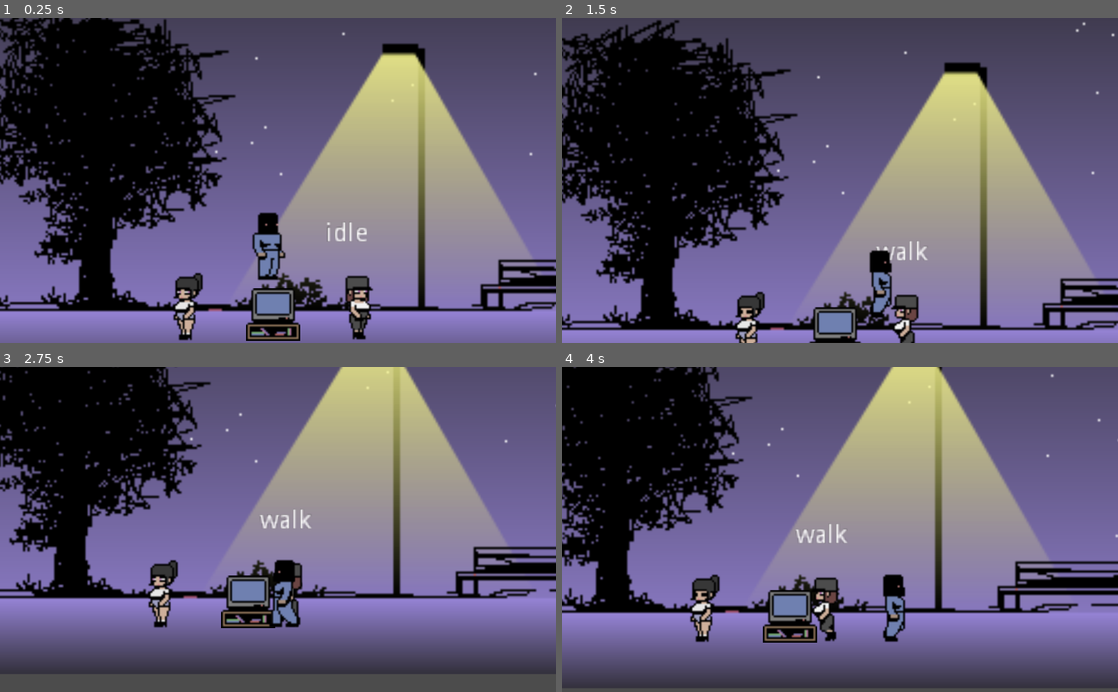
Above: before the commit, frames 1-4 (two rows, left to right).
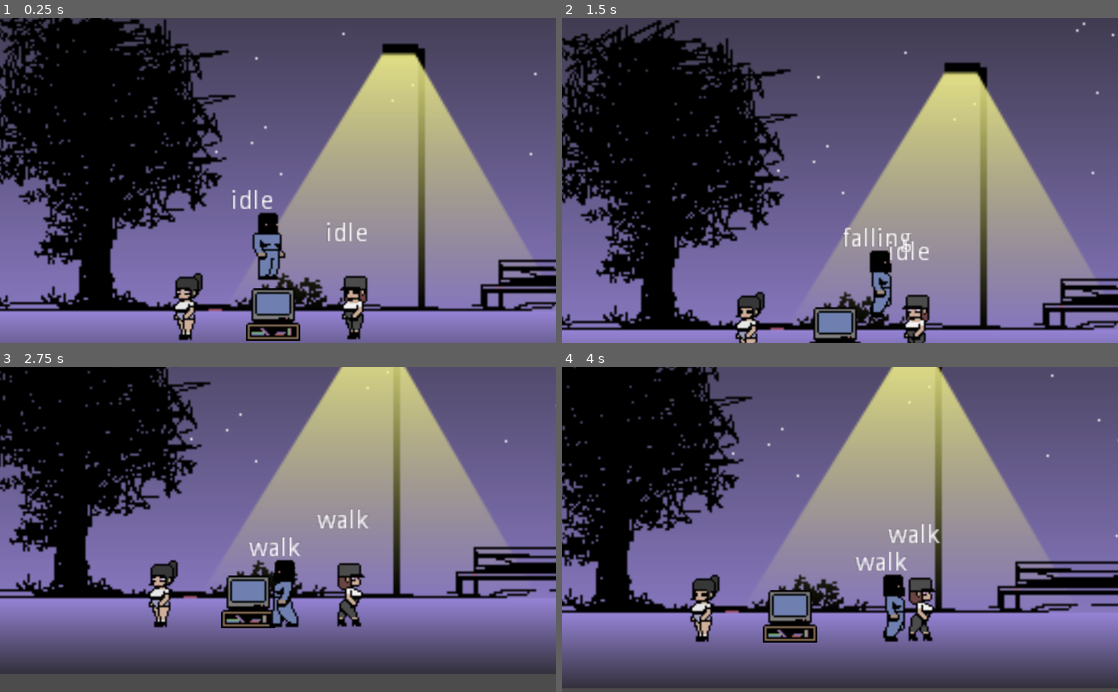
Above: after the commit, the same moments.

Repository: DanteAmano/manyak-game
Game: Godot game, scene res://scenes/train.tscn
The game is run twice, just before and just after one commit, with the same random seed, the same clock (stepped at 60 frames per second) and the same inputs.
Inputs:
- Up to frame 1 (0.25 s): no input
- Up to frame 2 (1.5 s): tap Enter at 0.5 s; hold D (ui_right) from 0.53 s (still down); tap W (ui_up) at 0.6, 0.77, 1.07 s; tap E (thing_pull_out) at 1.35 s
- Up to frame 3 (2.75 s): tap W (ui_up) at 1.52, 1.55, 1.82, 2.1 s; release D (ui_right) at 2.03 s; hold A (ui_left) from 2.03 s (still down)
- Up to frame 4 (4 s): release A (ui_left) at 2.78 s; hold D (ui_right) from 2.78 s (still down); tap E (thing_pull_out) at 2.85 s; tap W (ui_up) at 3.02, 3.05, 3.32, 3.6, 3.77 s

The runs differ from the first frame. In frame 1, 0.8% of the frame differs, in the area x 41-68%, y 52-99%; in frame 2, 1.2%; in frame 3, 1.6%; in frame 4, 2.0%, in the area x 42-68%, y 48-85%.

Commit message:
Fix victim action

Diff:
--- a/sources/project.godot
+++ b/sources/project.godot
@@ -14,6 +14,16 @@
 "language": "GDScript",
 "path": "res://scripts/StateMachine.gd"
 }, {
+"base": "KinematicBody2D",
+"class": "VictimActorBase",
+"language": "GDScript",
+"path": "res://scripts/victim/VictimBase.gd"
+}, {
+"base": "Node",
+"class": "VictimCommand",
+"language": "GDScript",
+"path": "res://scripts/victim/VictimCommands.gd"
+}, {
 "base": "Node",
 "class": "VictimStateMachine",
 "language": "GDScript",
@@ -21,6 +31,8 @@
 } ]
 _global_script_class_icons={
 "StateMachine": "",
+"VictimActorBase": "",
+"VictimCommand": "",
 "VictimStateMachine": ""
 }
 
@@ -34,46 +46,46 @@
 
 ui_left={
 "deadzone": 0.5,
-"events": [ Object(InputEventKey,"resource_local_to_scene":false,"resource_name":"","device":0,"alt":false,"shift":false,"control":false,"meta":false,"command":false,"pressed":false,"scancode":65,"physical_scancode":0,"unicode":0,"echo":false,"script":null)
+"events": [ Object(InputEventKey,"resource_local_to_scene":false,"resource_name":"","device":0,"alt":false,"shift":false,"control":false,"meta":false,"command":false,"pressed":false,"scancode":65,"unicode":0,"echo":false,"script":null)
 , Object(InputEventJoypadButton,"resource_local_to_scene":false,"resource_name":"","device":0,"button_index":14,"pressure":0.0,"pressed":false,"script":null)
  ]
 }
 ui_right={
 "deadzone": 0.5,
-"events": [ Object(InputEventKey,"resource_local_to_scene":false,"resource_name":"","device":0,"alt":false,"shift":false,"control":false,"meta":false,"command":false,"pressed":false,"scancode":68,"physical_scancode":0,"unicode":0,"echo":false,"script":null)
+"events": [ Object(InputEventKey,"resource_local_to_scene":false,"resource_name":"","device":0,"alt":false,"shift":false,"control":false,"meta":false,"command":false,"pressed":false,"scancode":68,"unicode":0,"echo":false,"script":null)
 , Object(InputEventJoypadButton,"resource_local_to_scene":false,"resource_name":"","device":0,"button_index":15,"pressure":0.0,"pressed":false,"script":null)
  ]
 }
 ui_up={
 "deadzone": 0.5,
-"events": [ Object(InputEventKey,"resource_local_to_scene":false,"resource_name":"","device":0,"alt":false,"shift":false,"control":false,"meta":false,"command":false,"pressed":false,"scancode":87,"physical_scancode":0,"unicode":0,"echo":false,"script":null)
+"events": [ Object(InputEventKey,"resource_local_to_scene":false,"resource_name":"","device":0,"alt":false,"shift":false,"control":false,"meta":false,"command":false,"pressed":false,"scancode":87,"unicode":0,"echo":false,"script":null)
 , Object(InputEventJoypadButton,"resource_local_to_scene":false,"resource_name":"","device":0,"button_index":12,"pressure":0.0,"pressed":false,"script":null)
  ]
 }
 ui_down={
 "deadzone": 0.5,
-"events": [ Object(InputEventKey,"resource_local_to_scene":false,"resource_name":"","device":0,"alt":false,"shift":false,"control":false,"meta":false,"command":false,"pressed":false,"scancode":83,"physical_scancode":0,"unicode":0,"echo":false,"script":null)
+"events": [ Object(InputEventKey,"resource_local_to_scene":false,"resource_name":"","device":0,"alt":false,"shift":false,"control":false,"meta":false,"command":false,"pressed":false,"scancode":83,"unicode":0,"echo":false,"script":null)
 , Object(InputEventJoypadButton,"resource_local_to_scene":false,"resource_name":"","device":0,"button_index":13,"pressure":0.0,"pressed":false,"script":null)
  ]
 }
 ui_dragging={
 "deadzone": 0.5,
-"events": [ Object(InputEventKey,"resource_local_to_scene":false,"resource_name":"","device":0,"alt":false,"shift":false,"control":false,"meta":false,"command":false,"pressed":false,"scancode":16777352,"physical_scancode":0,"unicode":0,"echo":false,"script":null)
+"events": [ Object(InputEventKey,"resource_local_to_scene":false,"resource_name":"","device":0,"alt":false,"shift":false,"control":false,"meta":false,"command":false,"pressed":false,"scancode":16777352,"unicode":0,"echo":false,"script":null)
  ]
 }
 ui_grab={
 "deadzone": 0.5,
-"events": [ Object(InputEventKey,"resource_local_to_scene":false,"resource_name":"","device":0,"alt":false,"shift":false,"control":false,"meta":false,"command":false,"pressed":false,"scancode":16777351,"physical_scancode":0,"unicode":0,"echo":false,"script":null)
+"events": [ Object(InputEventKey,"resource_local_to_scene":false,"resource_name":"","device":0,"alt":false,"shift":false,"control":false,"meta":false,"command":false,"pressed":false,"scancode":16777351,"unicode":0,"echo":false,"script":null)
  ]
 }
 thing_pull_out={
 "deadzone": 0.5,
-"events": [ Object(InputEventKey,"resource_local_to_scene":false,"resource_name":"","device":0,"alt":false,"shift":false,"control":false,"meta":false,"command":false,"pressed":false,"scancode":69,"physical_scancode":0,"unicode":0,"echo":false,"script":null)
+"events": [ Object(InputEventKey,"resource_local_to_scene":false,"resource_name":"","device":0,"alt":false,"shift":false,"control":false,"meta":false,"command":false,"pressed":false,"scancode":69,"unicode":0,"echo":false,"script":null)
  ]
 }
 ui_fuck={
 "deadzone": 0.5,
-"events": [ Object(InputEventKey,"resource_local_to_scene":false,"resource_name":"","device":0,"alt":false,"shift":false,"control":false,"meta":false,"command":false,"pressed":false,"scancode":16777353,"physical_scancode":0,"unicode":0,"echo":false,"script":null)
+"events": [ Object(InputEventKey,"resource_local_to_scene":false,"resource_name":"","device":0,"alt":false,"shift":false,"control":false,"meta":false,"command":false,"pressed":false,"scancode":16777353,"unicode":0,"echo":false,"script":null)
  ]
 }
 
--- a/sources/scenes/Player.tscn
+++ b/sources/scenes/Player.tscn
@@ -32,6 +32,11 @@
 
 [sub_resource type="SpriteFrames" id=2]
 animations = [ {
+"frames": [ ExtResource( 22 ) ],
+"loop": true,
+"name": "idle",
+"speed": 5.0
+}, {
 "frames": [ ExtResource( 12 ), ExtResource( 13 ), ExtResource( 23 ) ],
 "loop": true,
 "name": "dragging",
@@ -57,11 +62,6 @@
 "name": "grab",
 "speed": 5.0
 }, {
-"frames": [ ExtResource( 22 ) ],
-"loop": true,
-"name": "idle",
-"speed": 5.0
-}, {
 "frames": [ ExtResource( 1 ) ],
 "loop": true,
 "name": "idle_with_thing",
@@ -85,6 +85,7 @@
 z_index = 1
 collision_layer = 2147483649
 script = ExtResource( 6 )
+DEBUG = true
 
 [node name="CollisionShape2D" type="CollisionShape2D" parent="."]
 position = Vector2( 0, -3 )
@@ -111,6 +112,7 @@
 [node name="CollisionShape2D" type="CollisionShape2D" parent="DragArea"]
 position = Vector2( -17.4963, -4.28716 )
 shape = SubResource( 3 )
+disabled = true
 
 [node name="AvailiabilityStatusesLabel" type="Label" parent="."]
 margin_left = -19.8225
@@ -159,3 +161,5 @@
 drag_margin_v_enabled = true
 smoothing_enabled = true
 smoothing_speed = 7.0
+[connection signal="body_entered" from="DragArea" to="." method="_on_DragArea_body_entered"]
+[connection signal="body_exited" from="DragArea" to="." method="_on_DragArea_body_exited"]
--- a/sources/scenes/Victim.tscn
+++ b/sources/scenes/Victim.tscn
@@ -25,29 +25,29 @@
 
 [sub_resource type="SpriteFrames" id=1]
 animations = [ {
-"frames": [ ExtResource( 22 ), ExtResource( 12 ) ],
+"frames": [ ExtResource( 19 ), ExtResource( 19 ), ExtResource( 19 ), ExtResource( 20 ), ExtResource( 9 ), ExtResource( 9 ), ExtResource( 9 ), ExtResource( 20 ) ],
 "loop": true,
-"name": "fear",
-"speed": 5.0
+"name": "idle",
+"speed": 2.0
 }, {
 "frames": [ ExtResource( 8 ), ExtResource( 15 ), ExtResource( 18 ), ExtResource( 16 ) ],
 "loop": true,
 "name": "fuck",
 "speed": 5.0
 }, {
-"frames": [ ExtResource( 19 ), ExtResource( 19 ), ExtResource( 19 ), ExtResource( 20 ), ExtResource( 9 ), ExtResource( 9 ), ExtResource( 9 ), ExtResource( 20 ) ],
+"frames": [ ExtResource( 3 ), ExtResource( 4 ), ExtResource( 7 ), ExtResource( 2 ), ExtResource( 3 ), ExtResource( 4 ), ExtResource( 7 ), ExtResource( 2 ), ExtResource( 1 ), ExtResource( 4 ), ExtResource( 7 ), ExtResource( 2 ) ],
 "loop": true,
-"name": "idle",
-"speed": 2.0
+"name": "walk",
+"speed": 5.0
+}, {
+"frames": [ ExtResource( 22 ), ExtResource( 12 ) ],
+"loop": true,
+"name": "fear",
+"speed": 5.0
 }, {
 "frames": [ ExtResource( 14 ), ExtResource( 21 ) ],
 "loop": true,
 "name": "panic",
-"speed": 5.0
-}, {
-"frames": [ ExtResource( 3 ), ExtResource( 4 ), ExtResource( 7 ), ExtResource( 2 ), ExtResource( 3 ), ExtResource( 4 ), ExtResource( 7 ), ExtResource( 2 ), ExtResource( 1 ), ExtResource( 4 ), ExtResource( 7 ), ExtResource( 2 ) ],
-"loop": true,
-"name": "walk",
 "speed": 5.0
 } ]
 
@@ -55,7 +55,9 @@
 radius = 6.45203
 height = 21.0959
 
-[node name="KinematicBody2D" type="KinematicBody2D" groups=["victim"]]
+[node name="KinematicBody2D" type="KinematicBody2D" groups=[
+"victim",
+]]
 collision_layer = 2
 collision_mask = 2
 script = ExtResource( 10 )
@@ -64,7 +66,7 @@
 [node name="PlayerSprite" type="AnimatedSprite" parent="."]
 frames = SubResource( 1 )
 animation = "idle"
-frame = 6
+frame = 3
 playing = true
 flip_h = true
 
--- /dev/null
+++ b/sources/scenes/tests/mechanic_train.tscn
@@ -0,0 +1,22 @@
+[gd_scene load_steps=4 format=2]
+
+[ext_resource path="res://scenes/Victim.tscn" type="PackedScene" id=1]
+[ext_resource path="res://scenes/Player.tscn" type="PackedScene" id=2]
+[ext_resource path="res://scenes/poligon.tscn" type="PackedScene" id=3]
+
+[node name="Node2D" type="Node2D"]
+
+[node name="Poligon" parent="." instance=ExtResource( 3 )]
+
+[node name="Victim" parent="." instance=ExtResource( 1 )]
+position = Vector2( -222.031, -32.5269 )
+DEBUG = false
+
+[node name="Victim2" parent="." instance=ExtResource( 1 )]
+position = Vector2( -269.761, -30.7591 )
+DEBUG = false
+flip_h = true
+
+[node name="Player" parent="." instance=ExtResource( 2 )]
+position = Vector2( -154.149, -86.2671 )
+DEBUG = false
--- a/sources/scenes/train.tscn
+++ b/sources/scenes/train.tscn
@@ -15,9 +15,3 @@
 
 [node name="Victim" parent="." instance=ExtResource( 7 )]
 position = Vector2( 215.333, 169.333 )
-
-[connection signal="change_position" from="Player" to="Victim" method="_on_Player_change_position"]
-[connection signal="is_dragging_victim" from="Player" to="Victim" method="_on_Player_is_dragging_victim"]
-[connection signal="is_grabbing_victim" from="Player" to="Victim" method="_on_Player_is_grabbing_victim"]
-[connection signal="is_not_victim_grabbing" from="Player" to="Victim" method="_on_Player_is_not_victim_grabbing"]
-[connection signal="is_victim_good" from="Player" to="Victim" method="_on_Player_is_victim_good"]
--- a/sources/scripts/Player.gd
+++ b/sources/scripts/Player.gd
@@ -32,12 +32,7 @@
 var is_thing_pull_out = false
 
 
-signal is_grabbing_victim
-signal is_victim_good
-signal is_dragging_victim(node)
-signal change_position(node)
-signal is_not_victim_grabbing
-
+var grabed_victim_body: VictimActorBase
 
 
 func _physics_process(delta):
@@ -47,14 +42,8 @@
 	victim_detect_listener()
 
 
-
-func victim_is_safe():
-	emit_signal("is_not_victim_grabbing")
-
 func victim_detect_listener():
-	#availiability_state_label.text = 'Victim Detect' if forvard_ray_cast.is_colliding() else ''
 	grabbing_is_availiable = forvard_ray_cast.is_colliding()
-
 	return forvard_ray_cast.is_colliding()
 
 func toggle_thing_pull_out():
@@ -81,9 +70,25 @@
 func current_flip_to_num():
 	return 1 if self.sprite.flip_h else -1
 
-func is_victim_grabing():
-	if drag_area.get_overlapping_bodies():
-		for body in drag_area.get_overlapping_bodies():
-			if VICTIM_GROUP_NAME in body.get_groups():
-				return true
-	return false
+
+func toggle_victim_detector(value):
+	drag_area.get_node('CollisionShape2D').disabled = not value
+
+
+func _on_DragArea_body_entered(body):
+	if body is VictimActorBase:
+		body.command.is_grabbing_victim()
+		self.grabed_victim_body = body
+
+func _on_DragArea_body_exited(body):
+	if body is VictimActorBase:
+		body.command.is_victim_good()
+		self.grabed_victim_body = null
+
+func start_draging_victim():
+	if grabed_victim_body:
+		grabed_victim_body.command.is_dragging_victim(self)
+
+func moving_victim():
+	if grabed_victim_body:
+		grabed_victim_body.command.change_position(self)
--- a/sources/scripts/drag.gd
+++ b/sources/scripts/drag.gd
@@ -9,22 +9,17 @@
 
 func enter():
 	fsm.player.play('grab')
-	emit_signal_in_captured_victim("is_grabbing_victim")
-
-
-func emit_signal_in_captured_victim(signal_name):
-	if fsm.player_root.drag_area.get_overlapping_bodies():
-		for body in fsm.player_root.drag_area.get_overlapping_bodies():
-			if fsm.player_root.VICTIM_GROUP_NAME in body.get_groups():
-				fsm.player_root.emit_signal(signal_name)
+	fsm.player_root.toggle_victim_detector(true)
 
 
 func exit(next_state):
-	if next_state == DRAGGING_STATE_NAME and fsm.player_root.is_victim_grabing():
-		fsm.player_root.emit_signal("is_dragging_victim", fsm.player_root)
+	if next_state == DRAGGING_STATE_NAME and fsm.player_root.grabed_victim_body:
+		fsm.player_root.start_draging_victim()
 	if next_state != DRAGGING_STATE_NAME:
-		emit_signal_in_captured_victim("is_victim_good")
+		fsm.player_root.toggle_victim_detector(false)
 	fsm.change_to(next_state)
+
+
 
 
 func process(_delta):
@@ -32,33 +27,12 @@
 
 
 func physics_process(_delta):
-	if Input.is_action_pressed(fsm.player_root.ui_fuck) :
-		exit('fuck')
+	#if Input.is_action_pressed(fsm.player_root.ui_fuck) :
+	#	exit('fuck')
 	if not Input.is_action_pressed(fsm.player_root.ui_grab):
 		exit(fsm.get_history_back_state())
 
 
 func input(_event):
-	if _event.is_action_pressed(fsm.player_root.ui_dragging) and fsm.player_root.is_victim_grabing():
+	if _event.is_action_pressed(fsm.player_root.ui_dragging) and fsm.player_root.grabed_victim_body:
 		exit('dragging')
-
-	## attacks listener#####
-	#if _event.is_action_pressed(fsm.player_root.ui_close_attack):
-	#	exit('close_attack')
-	#if _event.is_action_pressed(fsm.player_root.ui_ranged_attack):
-	#	exit('ranged_attack')
-	########################
-	#if _event.is_action_pressed(fsm.player_root.ui_left) or _event.is_action_pressed(fsm.player_root.ui_right):
-	#	exit('walk')
-	#elif _event.is_action_pressed(fsm.player_root.ui_up) :
-	#	exit('jump')
-
-
-func unhandled_input(_event):
-	pass
-
-func unhandled_key_input(_event):
-	pass
-
-func notification(_what, _flag = false):
-	pass
--- a/sources/scripts/fuck.gd
+++ b/sources/scripts/fuck.gd
@@ -20,7 +20,8 @@
 func physics_process(_delta):
 	if (Input.is_action_pressed(fsm.player_root.ui_left) or Input.is_action_pressed(fsm.player_root.ui_right)):
 		exit('walk')
-
+	if not Input.is_action_pressed(fsm.player_root.ui_fuck):
+		exit(fsm.get_history_back_state())
 
 func input(_event):
 	pass
--- a/sources/scripts/grabing.gd
+++ b/sources/scripts/grabing.gd
@@ -8,7 +8,7 @@
 
 
 func exit(next_state):
-	fsm.player_root.victim_is_safe()
+	fsm.player_root.toggle_victim_detector(false)
 	fsm.change_to(next_state)
 
 
@@ -28,8 +28,9 @@
 
 func physics_process(_delta):
 	fsm.player_root.draging_move()
-	if fsm.player_root.is_victim_grabing():
-		fsm.player_root.emit_signal("change_position", fsm.player_root)
+
+	# Moving victim
+	fsm.player_root.moving_victim()
 
 
 func input(_event):
--- a/sources/scripts/victim/Victim.gd
+++ b/sources/scripts/victim/Victim.gd
@@ -1,58 +1,7 @@
-extends KinematicBody2D
-
-export var duration_walking: int = 3
-export var duration_idle: int = 1
-export var DEBUG: bool = false
+extends VictimActorBase
 
 
-var fsm: VictimStateMachine
-
-
-const SPEED = 13
-const GRAVITY = 15
-const JUMPFORCE = -500
-const SPEED_SLIDE = 30
 const DRAG_OFFSET = 12
 const DRAGGING_SPEED = 10
 
-var velocity = Vector2(0,0) # Скорость игрока по координатам x, y
-
-onready var sprite = get_node("PlayerSprite")
-
 var is_in_fearing = false
-
-func _physics_process(delta):
-	velocity = move_and_slide(velocity, Vector2.UP) # Vector2.UP - направелние снизу вверх. Внизу пол.
-	velocity.y +=  GRAVITY
-	velocity.x = lerp(velocity.x, 0, 0.3)
-
-func change_direction():
-	self.sprite.flip_h = not self.sprite.flip_h
-	return 1 if self.sprite.flip_h else -1
-
-func _on_Player_is_victim_good():
-	is_in_fearing = false
-	fsm.change_to('idle')
-
-func _on_Player_is_grabbing_victim():
-	fsm.change_to('panic')
-
-
-func _on_Player_is_dragging_victim(player):
-	self.position.x = calculate_position_by_player(player)
-	self.sprite.flip_h = not player.sprite.flip_h
-	fsm.change_to('fear')
-
-
-
-func _on_Player_change_position(player):
-	self.position.x = calculate_position_by_player(player)
-
-
-func calculate_position_by_player(player):
-	return player.position.x-DRAG_OFFSET * player.current_flip_to_num()
-
-
-
-func _on_Player_is_not_victim_grabbing():
-	fsm.change_to('idle')
--- /dev/null
+++ b/sources/scripts/victim/VictimBase.gd
@@ -0,0 +1,52 @@
+extends KinematicBody2D
+
+class_name VictimActorBase
+
+export var duration_walking: int
+export var duration_idle: int
+export var DEBUG: bool = false
+export var flip_h: bool = false
+
+const SPEED = 13
+const GRAVITY = 15
+const JUMPFORCE = -500
+const SPEED_SLIDE = 30
+
+onready var sprite = get_node("PlayerSprite")
+
+var fsm: VictimStateMachine
+var command: VictimCommand = VictimCommand.new()
+
+var velocity = Vector2(0,0) # Скорость игрока по координатам x, y
+
+
+func _ready():
+	command.actor = self
+	self.sprite.flip_h = self.flip_h
+
+
+func get_duration_walking():
+	if duration_walking != 0:
+		return duration_walking
+	return _random_generate_from_range(1,7)
+
+func get_duration_idle():
+	if duration_idle != 0:
+		return duration_idle
+	return _random_generate_from_range(1,3)
+
+
+func _random_generate_from_range(from, to):
+	var rng = RandomNumberGenerator.new()
+	rng.randomize()
+	return rng.randi_range(from, to)
+
+func _physics_process(delta):
+	velocity = move_and_slide(velocity, Vector2.UP) # Vector2.UP - направелние снизу вверх. Внизу пол.
+	velocity.y +=  GRAVITY
+	velocity.x = lerp(velocity.x, 0, 0.3)
+
+
+func change_direction():
+	self.sprite.flip_h = not self.sprite.flip_h
+	return 1 if self.sprite.flip_h else -1
--- /dev/null
+++ b/sources/scripts/victim/VictimCommands.gd
@@ -0,0 +1,28 @@
+extends Node
+
+class_name VictimCommand
+
+var actor: Object
+
+func is_victim_good():
+	actor.is_in_fearing = false
+	actor.fsm.change_to('idle')
+
+func is_grabbing_victim():
+	actor.fsm.change_to('panic')
+
+
+func is_dragging_victim(player):
+	actor.position.x = calculate_position_by_player(player)
+	actor.sprite.flip_h = not player.sprite.flip_h
+	actor.fsm.change_to('fear')
+
+func change_position(player):
+	actor.position.x = calculate_position_by_player(player)
+
+
+func calculate_position_by_player(player):
+	return player.position.x-actor.DRAG_OFFSET * player.current_flip_to_num()
+
+func is_not_victim_grabbing():
+	actor.fsm.change_to('idle')
--- a/sources/scripts/victim/idle.gd
+++ b/sources/scripts/victim/idle.gd
@@ -5,7 +5,7 @@
 
 func enter():
 	fsm.player.play('idle')
-	yield(get_tree().create_timer(fsm.player_root.duration_idle), "timeout")
+	yield(get_tree().create_timer(fsm.player_root.get_duration_idle()), "timeout")
 	if not fsm.player_root.is_in_fearing:
 		fsm.exit_with_checking(self, 'walk')
 
--- a/sources/scripts/victim/walk.gd
+++ b/sources/scripts/victim/walk.gd
@@ -9,7 +9,7 @@
 func enter():
 	direction = fsm.player_root.change_direction()
 	fsm.player.play('walk')
-	timer = get_tree().create_timer(fsm.player_root.duration_walking)
+	timer = get_tree().create_timer(fsm.player_root.get_duration_walking())
 	timer.connect("timeout", self, "_on_timer_timeout")
 
 
